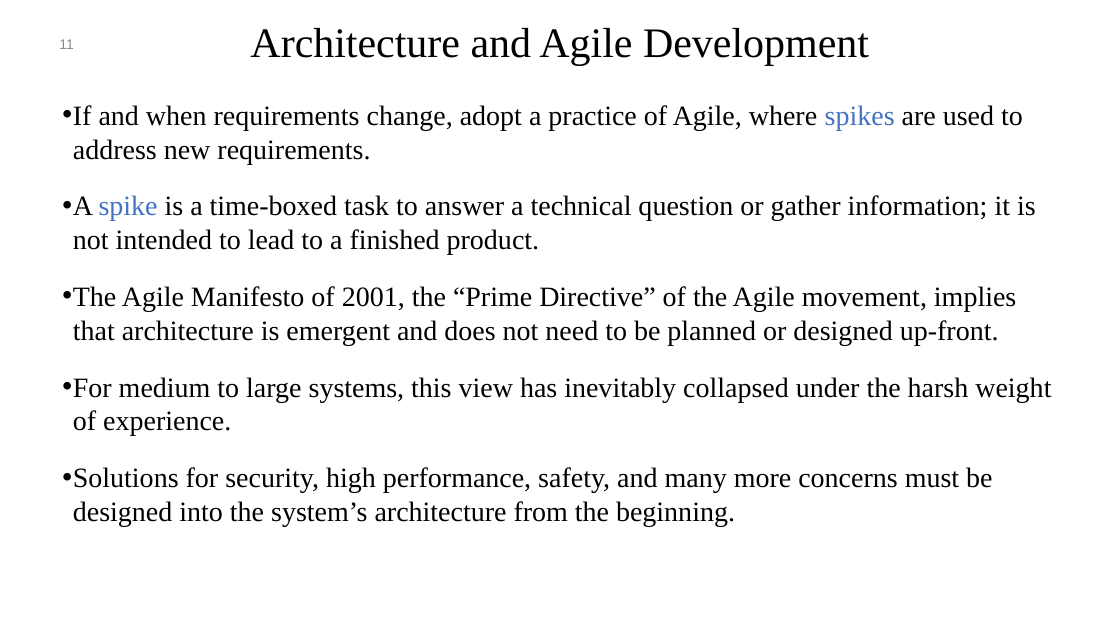
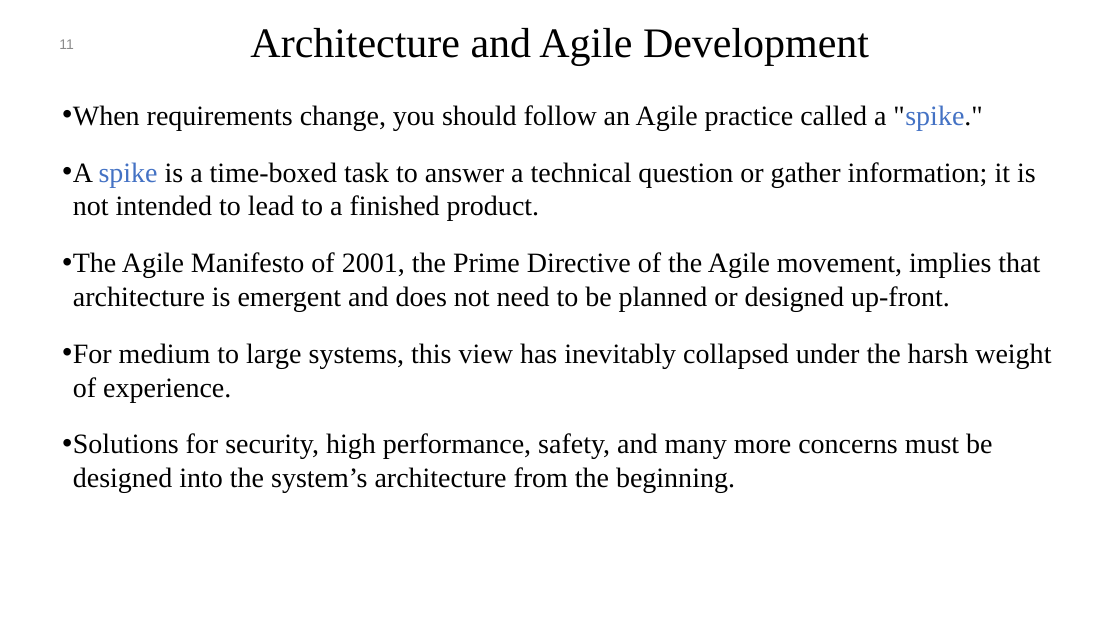
Before and after one commit to mohamad-khorsandi/slides-of-software-architecture-in-practice-4th-ed, a slide deck: slide 11 of chapter 24.pptx. Drawn at 1120x630 pixels with LibreOffice and Linux fonts; fonts in the diff are those of the drawing; background and template pictures are left out. Boxes give left, top, right and bottom in pixels: in the first picture for what was removed or moved away, otherwise in the second. Text is boxed around its words. In the diff, an @@ line names an element or a change of style, - is before the commit and + after.

```diff
--- a/chapter 24.pptx
+++ b/chapter 24.pptx
@@ text at (x1=73, y1=105, x2=982, y2=130): text changed @@
-• If and when requirements change, adopt a practice of Agile, where spikes are used to address new requirements.
+• When requirements change, you should follow an Agile practice called a "spike."
@@ text at (x1=73, y1=252, x2=1040, y2=312): text changed @@
-• The Agile Manifesto of 2001, the “Prime Directive” of the Agile movement, implies that architecture is emergent and does not need to be planned or designed up-front.
+• The Agile Manifesto of 2001, the Prime Directive of the Agile movement, implies that architecture is emergent and does not need to be planned or designed up-front.
```
Also in this commit, not shown: 8 other slides changed, 7 other files.
